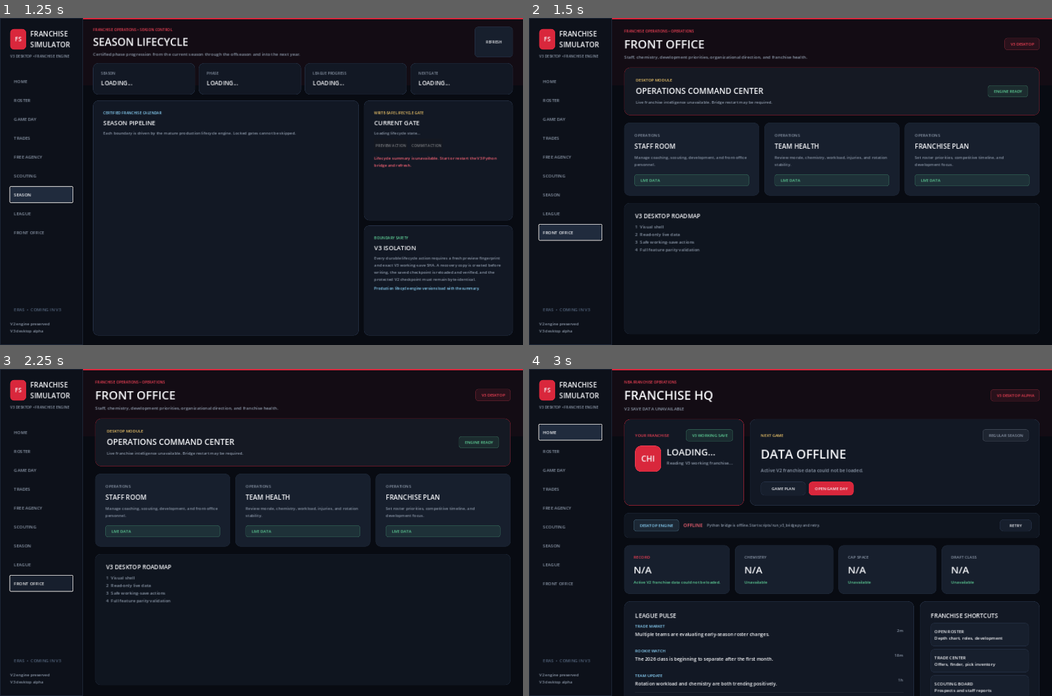
Above: before the commit, frames 1-4 (two rows, left to right).
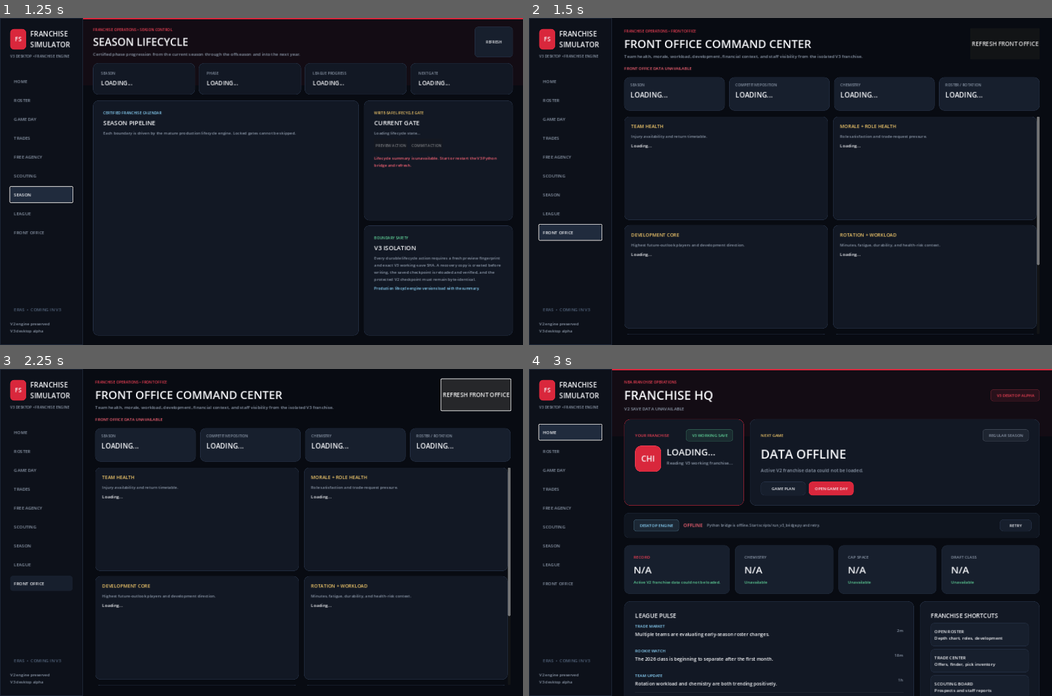
Above: after the commit, the same moments.

Repository: mklim6/NBA_Roster_Optimization_Engine
Game: Godot game, scene res://scenes/main.tscn
Two runs of this game, one before a commit and one after it. Both use one fixed random seed, a clock stepped at 60 frames per second and the inputs below.
Inputs (mouse positions are in pixels of both pictures, inside the frame that each line leads up to):
- Up to frame 1 (1.25 s): click "SEASON" at 0.5 s
- Up to frame 2 (1.5 s): click "FRONT OFFICE" at 1.25 s
- Up to frame 3 (2.25 s): click (475, 395) at 2 s, where only the run after the commit has a clickable "REFRESH FRONT OFFICE"
- Up to frame 4 (3 s): click "HOME" at 2.75 s

Frame 1 is identical in both runs. In frame 2, 8.4% of the frame differs, in the area x 15-100%, y 0-97%; in frame 3, 9.5%, in the area x 1-100%, y 0-97%; in frame 4, nothing differs.

Commit message:
V3 Batch 13 front office center and trade risk hotfix

Diff:
--- /dev/null
+++ b/godot_client/scripts/front_office_center_v3.gd
@@ -0,0 +1,470 @@
+extends Control
+
+const FRONT_OFFICE_URL := "http://127.0.0.1:8765/v3/front-office"
+
+const BG := Color("080b12")
+const PANEL := Color("121824")
+const PANEL_ALT := Color("171f2d")
+const TEXT := Color("f7f8fb")
+const MUTED := Color("8d99aa")
+const GOOD := Color("61d69b")
+const BAD := Color("ff6577")
+const BORDER := Color("263247")
+const GOLD := Color("f3c96b")
+const ACCENT := Color("8ed8ff")
+const TEAM_PRIMARY := Color("d9273c")
+const TEAM_PRIMARY_HOVER := Color("ef4055")
+
+var request: HTTPRequest
+var status_label: Label
+var season_value: Label
+var position_value: Label
+var chemistry_value: Label
+var roster_value: Label
+var health_text: Label
+var morale_text: Label
+var development_text: Label
+var workload_text: Label
+var financial_text: Label
+var staff_text: Label
+var payload := {}
+
+
+func _ready() -> void:
+	_build_page()
+	_build_http()
+	_refresh()
+
+
+func _build_page() -> void:
+	var background := ColorRect.new()
+	background.color = BG
+	add_child(background)
+	background.set_anchors_and_offsets_preset(Control.PRESET_FULL_RECT)
+
+	var outer := MarginContainer.new()
+	_set_margins(outer, 34, 28, 34, 30)
+	add_child(outer)
+	outer.set_anchors_and_offsets_preset(Control.PRESET_FULL_RECT)
+
+	var column := VBoxContainer.new()
+	column.add_theme_constant_override("separation", 16)
+	outer.add_child(column)
+
+	var header := HBoxContainer.new()
+	header.add_theme_constant_override("separation", 14)
+	column.add_child(header)
+
+	var titles := VBoxContainer.new()
+	titles.size_flags_horizontal = Control.SIZE_EXPAND_FILL
+	titles.add_theme_constant_override("separation", 4)
+	header.add_child(titles)
+
+	var eyebrow := _label("FRANCHISE OPERATIONS • FRONT OFFICE", 10, TEAM_PRIMARY_HOVER)
+	titles.add_child(eyebrow)
+	var title := _label("FRONT OFFICE COMMAND CENTER", 31, TEXT)
+	titles.add_child(title)
+	var subtitle := _label(
+		"Team health, morale, workload, development, financial context, and staff visibility from the isolated V3 franchise.",
+		12,
+		MUTED
+	)
+	subtitle.autowrap_mode = TextServer.AUTOWRAP_WORD_SMART
+	titles.add_child(subtitle)
+
+	var refresh := Button.new()
+	refresh.text = "REFRESH FRONT OFFICE"
+	refresh.custom_minimum_size = Vector2(165, 62)
+	refresh.pressed.connect(_refresh)
+	header.add_child(refresh)
+
+	status_label = _label("LOADING V3 FRONT OFFICE...", 11, GOOD)
+	column.add_child(status_label)
+
+	var metrics := GridContainer.new()
+	metrics.columns = 4
+	metrics.add_theme_constant_override("h_separation", 12)
+	metrics.add_theme_constant_override("v_separation", 12)
+	column.add_child(metrics)
+
+	season_value = _metric_card(metrics, "SEASON", "LOADING...")
+	position_value = _metric_card(metrics, "COMPETITIVE POSITION", "LOADING...")
+	chemistry_value = _metric_card(metrics, "CHEMISTRY", "LOADING...")
+	roster_value = _metric_card(metrics, "ROSTER / ROTATION", "LOADING...")
+
+	var scroll := ScrollContainer.new()
+	scroll.size_flags_horizontal = Control.SIZE_EXPAND_FILL
+	scroll.size_flags_vertical = Control.SIZE_EXPAND_FILL
+	column.add_child(scroll)
+
+	var grid := GridContainer.new()
+	grid.columns = 2
+	grid.size_flags_horizontal = Control.SIZE_EXPAND_FILL
+	grid.add_theme_constant_override("h_separation", 14)
+	grid.add_theme_constant_override("v_separation", 14)
+	scroll.add_child(grid)
+
+	health_text = _section(grid, "TEAM HEALTH", "Injury availability and return timetable.")
+	morale_text = _section(grid, "MORALE + ROLE HEALTH", "Role satisfaction and trade-request pressure.")
+	development_text = _section(grid, "DEVELOPMENT CORE", "Highest future-outlook players and development direction.")
+	workload_text = _section(grid, "ROTATION + WORKLOAD", "Minutes, fatigue, durability, and health-risk context.")
+	financial_text = _section(grid, "FINANCIAL / ROSTER HEALTH", "Production payroll and cap context from the active franchise.")
+	staff_text = _section(grid, "STAFF ROOM", "Production staff/scouting authority visibility. No invented staff writes.")
+
+
+func _build_http() -> void:
+	request = HTTPRequest.new()
+	add_child(request)
+	request.request_completed.connect(_on_request_completed)
+
+
+func _refresh() -> void:
+	if request == null:
+		return
+	status_label.text = "REFRESHING FRONT OFFICE..."
+	status_label.add_theme_color_override("font_color", MUTED)
+	var error := request.request(FRONT_OFFICE_URL)
+	if error != OK:
+		status_label.text = "FRONT OFFICE REQUEST COULD NOT START"
+		status_label.add_theme_color_override("font_color", BAD)
+
+
+func _on_request_completed(
+	_result: int,
+	response_code: int,
+	_headers: PackedStringArray,
+	body: PackedByteArray
+) -> void:
+	var parsed = JSON.parse_string(body.get_string_from_utf8())
+	if response_code != 200 or typeof(parsed) != TYPE_DICTIONARY:
+		status_label.text = "FRONT OFFICE DATA UNAVAILABLE"
+		status_label.add_theme_color_override("font_color", BAD)
+		return
+
+	payload = parsed
+	if _text(payload.get("error"), "") != "":
+		status_label.text = "FRONT OFFICE DATA ERROR • %s" % _text(payload.get("error"), "unknown")
+		status_label.add_theme_color_override("font_color", BAD)
+		return
+
+	_render_payload()
+
+
+func _render_payload() -> void:
+	var season := _dict(payload.get("season"))
+	var competitive := _dict(payload.get("competitive"))
+	var chemistry := _dict(payload.get("chemistry"))
+	var team := _dict(payload.get("team"))
+	var rotation := _dict(payload.get("rotation"))
+	var health := _dict(payload.get("team_health"))
+	var morale := _dict(payload.get("morale"))
+	var development := _dict(payload.get("development"))
+	var financial := _dict(payload.get("financial"))
+	var staff := _dict(payload.get("staff"))
+
+	var season_label := _text(season.get("label"), "UNKNOWN")
+	var phase := _text(season.get("phase"), "UNKNOWN").replace("_", " ").to_upper()
+	season_value.text = "%s • %s" % [season_label, phase]
+
+	var rank := _int_value(competitive.get("conference_rank"), 0)
+	var conference := _text(competitive.get("conference"), "")
+	var record := _text(competitive.get("record"), "")
+	if rank > 0 and conference != "":
+		position_value.text = "#%d %s • %s" % [rank, conference.to_upper(), record]
+	else:
+		position_value.text = record if record != "" else "UNAVAILABLE"
+
+	var chemistry_score := _float_value(chemistry.get("score"), -1.0)
+	var morale_avg := _float_value(chemistry.get("morale_average"), -1.0)
+	if chemistry_score >= 0.0:
+		chemistry_value.text = "%.1f" % chemistry_score
+		if morale_avg >= 0.0:
+			chemistry_value.text += " • MORALE %.1f" % morale_avg
+	else:
+		chemistry_value.text = "UNAVAILABLE"
+
+	var roster_size := _int_value(team.get("roster_size"), 0)
+	var rotation_players := _int_value(rotation.get("rotation_players"), 0)
+	roster_value.text = "%d PLAYERS • %d ROTATION" % [roster_size, rotation_players]
+
+	health_text.text = _render_health(health)
+	morale_text.text = _render_morale(morale, chemistry)
+	development_text.text = _render_development(development)
+	workload_text.text = _render_workload(health, rotation)
+	financial_text.text = _render_financial(financial, team)
+	staff_text.text = _render_staff(staff)
+
+	var team_abbr := _text(team.get("abbreviation"), "")
+	status_label.text = "LIVE V3 CHECKPOINT • READ ONLY • V2 PROTECTED"
+	if team_abbr != "":
+		status_label.text += " • %s" % team_abbr
+	status_label.add_theme_color_override("font_color", GOOD)
+
+
+func _render_health(health: Dictionary) -> String:
+	var lines: Array[String] = []
+	var injured_count := _int_value(health.get("injured_count"), 0)
+	lines.append("Injured / limited: %d" % injured_count)
+	var injuries := _array(health.get("injuries"))
+	if injuries.is_empty():
+		lines.append("No active injuries in the current roster snapshot.")
+	else:
+		for raw in injuries.slice(0, 7):
+			var row := _dict(raw)
+			var name := _text(row.get("name"), "Unknown")
+			var status := _text(row.get("status"), "Unavailable")
+			var games := _int_value(row.get("games_remaining"), 0)
+			var injury_type := _text(row.get("injury_type"), "")
+			var detail := "%s • %s" % [name, status]
+			if injury_type != "":
+				detail += " • %s" % injury_type
+			if games > 0:
+				detail += " • %d games" % games
+			lines.append(detail)
+	return "\n".join(lines)
+
+
+func _render_morale(morale: Dictionary, chemistry: Dictionary) -> String:
+	var lines: Array[String] = []
+	var alignment := _float_value(chemistry.get("role_alignment"), -1.0)
+	var frustrated := _int_value(chemistry.get("frustrated_players"), 0)
+	var pressure := _int_value(chemistry.get("trade_pressure_players"), 0)
+	if alignment >= 0.0:
+		lines.append("Role alignment: %.1f" % alignment)
+	lines.append("Frustrated: %d • Trade pressure: %d" % [frustrated, pressure])
+
+	var attention := _array(morale.get("attention"))
+	if attention.is_empty():
+		lines.append("No major morale alerts in the current snapshot.")
+	else:
+		lines.append("")
+		for raw in attention.slice(0, 7):
+			var row := _dict(raw)
+			var name := _text(row.get("name"), "Unknown")
+			var status := _text(row.get("status"), "")
+			var risk := _float_value(row.get("trade_request_risk"), -1.0)
+			var line := "%s • %s" % [name, status if status != "" else "WATCH"]
+			if risk >= 0.0:
+				line += " • trade risk %.0f%%" % risk
+			lines.append(line)
+	return "\n".join(lines)
+
+
+func _render_development(development: Dictionary) -> String:
+	var rows := _array(development.get("core"))
+	if rows.is_empty():
+		return "No development-core rows available."
+	var lines: Array[String] = []
+	for raw in rows.slice(0, 8):
+		var row := _dict(raw)
+		var name := _text(row.get("name"), "Unknown")
+		var age := _float_value(row.get("age"), -1.0)
+		var overall := _float_value(row.get("overall"), -1.0)
+		var potential := _float_value(row.get("potential"), -1.0)
+		var future := _float_value(row.get("future_outlook"), -1.0)
+		var direction := _text(row.get("direction"), "Stable")
+		var line := name
+		if age >= 0.0:
+			line += " • age %.0f" % age
+		if overall >= 0.0:
+			line += " • OVR %.0f" % overall
+		if potential >= 0.0:
+			line += " • POT %.0f" % potential
+		if future >= 0.0:
+			line += " • FUT %.0f" % future
+		line += " • %s" % direction
+		lines.append(line)
+	return "\n".join(lines)
+
+
+func _render_workload(health: Dictionary, rotation: Dictionary) -> String:
+	var lines: Array[String] = []
+	var total_minutes := _float_value(rotation.get("total_target_minutes"), 0.0)
+	lines.append("Rotation: %d players • %.0f target minutes" % [
+		_int_value(rotation.get("rotation_players"), 0),
+		total_minutes
+	])
+	var rows := _array(health.get("workload_watch"))
+	for raw in rows.slice(0, 8):
+		var row := _dict(raw)
+		var name := _text(row.get("name"), "Unknown")
+		var minutes := _float_value(row.get("target_minutes"), 0.0)
+		var fatigue := _float_value(row.get("fatigue"), -1.0)
+		var durability := _float_value(row.get("durability"), -1.0)
+		var line := "%s • %.0f min" % [name, minutes]
+		if fatigue >= 0.0:
+			line += " • fatigue %.1f" % fatigue
+		if durability >= 0.0:
+			line += " • durability %.1f" % durability
+		var risk := _text(row.get("risk_tier"), "")
+		if risk != "":
+			line += " • %s" % risk
+		lines.append(line)
+	return "\n".join(lines)
+
+
+func _render_financial(financial: Dictionary, team: Dictionary) -> String:
+	var lines: Array[String] = []
+	lines.append("Roster size: %d • Active: %d • Inactive: %d" % [
+		_int_value(team.get("roster_size"), 0),
+		_int_value(team.get("active_players"), 0),
+		_int_value(team.get("inactive_players"), 0)
+	])
+
+	var preferred_keys := [
+		["payroll", "Payroll"],
+		["team_salary", "Team salary"],
+		["salary_cap", "Salary cap"],
+		["cap_space", "Cap space"],
+		["tax_line", "Tax line"],
+		["first_apron", "First apron"],
+		["second_apron", "Second apron"]
+	]
+	var emitted := 0
+	for pair in preferred_keys:
+		var key: String = pair[0]
+		if not financial.has(key):
+			continue
+		var value = financial.get(key)
+		if value == null:
+			continue
+		lines.append("%s: %s" % [pair[1], _money_or_text(value)])
+		emitted += 1
+
+	if emitted == 0:
+		for key in financial.keys():
+			if emitted >= 7:
+				break
+			var value = financial.get(key)
+			if typeof(value) in [TYPE_INT, TYPE_FLOAT, TYPE_STRING, TYPE_BOOL]:
+				lines.append("%s: %s" % [_text(key, "").replace("_", " ").capitalize(), _money_or_text(value)])
+				emitted += 1
+	if emitted == 0:
+		lines.append("No standalone financial snapshot is exposed for this checkpoint.")
+	return "\n".join(lines)
+
+
+func _render_staff(staff: Dictionary) -> String:
+	var lines: Array[String] = []
+	var lead = staff.get("lead_scout")
+	if lead != null and _text(lead, "") != "":
+		lines.append("Lead scout: %s" % _text(lead, ""))
+	lines.append(_text(staff.get("status"), "Staff authority status unavailable."))
+	lines.append("")
+	lines.append("Staff writes: DISABLED")
+	lines.append("A real production staff-hiring authority will be wired before this page is allowed to mutate the franchise.")
+	return "\n".join(lines)
+
+
+func _metric_card(parent: GridContainer, title: String, value: String) -> Label:
+	var card := PanelContainer.new()
+	card.custom_minimum_size = Vector2(0, 92)
+	card.size_flags_horizontal = Control.SIZE_EXPAND_FILL
+	card.add_theme_stylebox_override("panel", _box(PANEL_ALT, 14, BORDER))
+	parent.add_child(card)
+	var margin := MarginContainer.new()
+	_set_margins(margin, 16, 12, 16, 12)
+	card.add_child(margin)
+	var column := VBoxContainer.new()
+	column.add_theme_constant_override("separation", 6)
+	margin.add_child(column)
+	column.add_child(_label(title, 10, MUTED))
+	var label := _label(value, 19, TEXT)
+	label.autowrap_mode = TextServer.AUTOWRAP_WORD_SMART
+	column.add_child(label)
+	return label
+
+
+func _section(parent: GridContainer, title: String, subtitle: String) -> Label:
+	var card := PanelContainer.new()
+	card.custom_minimum_size = Vector2(0, 285)
+	card.size_flags_horizontal = Control.SIZE_EXPAND_FILL
+	card.add_theme_stylebox_override("panel", _box(PANEL, 14, BORDER))
+	parent.add_child(card)
+	var margin := MarginContainer.new()
+	_set_margins(margin, 18, 16, 18, 18)
+	card.add_child(margin)
+	var column := VBoxContainer.new()
+	column.add_theme_constant_override("separation", 8)
+	margin.add_child(column)
+	column.add_child(_label(title, 13, GOLD))
+	var helper := _label(subtitle, 11, MUTED)
+	helper.autowrap_mode = TextServer.AUTOWRAP_WORD_SMART
+	column.add_child(helper)
+	var text := _label("Loading...", 12, TEXT)
+	text.autowrap_mode = TextServer.AUTOWRAP_WORD_SMART
+	column.add_child(text)
+	return text
+
+
+func _label(text_value: String, size: int, color: Color) -> Label:
+	var label := Label.new()
+	label.text = text_value
+	label.add_theme_font_size_override("font_size", size)
+	label.add_theme_color_override("font_color", color)
+	return label
+
+
+func _box(color: Color, radius: int, border: Color) -> StyleBoxFlat:
+	var style := StyleBoxFlat.new()
+	style.bg_color = color
+	style.border_color = border
+	style.set_border_width_all(1)
+	style.corner_radius_top_left = radius
+	style.corner_radius_top_right = radius
+	style.corner_radius_bottom_left = radius
+	style.corner_radius_bottom_right = radius
+	return style
+
+
+func _set_margins(container: MarginContainer, left: int, top: int, right: int, bottom: int) -> void:
+	container.add_theme_constant_override("margin_left", left)
+	container.add_theme_constant_override("margin_top", top)
+	container.add_theme_constant_override("margin_right", right)
+	container.add_theme_constant_override("margin_bottom", bottom)
+
+
+func _dict(value) -> Dictionary:
+	return value if typeof(value) == TYPE_DICTIONARY else {}
+
+
+func _array(value) -> Array:
+	return value if typeof(value) == TYPE_ARRAY else []
+
+
+func _text(value, fallback: String) -> String:
+	if value == null:
+		return fallback
+	var result := str(value).strip_edges()
+	return fallback if result == "" else result
+
+
+func _int_value(value, fallback: int) -> int:
+	if value == null:
+		return fallback
+	if typeof(value) == TYPE_INT:
+		return int(value)
+	if typeof(value) == TYPE_FLOAT:
+		return int(value)
+	var raw := str(value).strip_edges()
+	return fallback if raw == "" or not raw.is_valid_int() else raw.to_int()
+
+
+func _float_value(value, fallback: float) -> float:
+	if value == null:
+		return fallback
+	if typeof(value) == TYPE_INT or typeof(value) == TYPE_FLOAT:
+		return float(value)
+	var raw := str(value).strip_edges()
+	return fallback if raw == "" or not raw.is_valid_float() else raw.to_float()
+
+
+func _money_or_text(value) -> String:
+	if typeof(value) == TYPE_INT or typeof(value) == TYPE_FLOAT:
+		var number := float(value)
+		if abs(number) >= 1000000.0:
+			return "$%.1fM" % (number / 1000000.0)
+		if abs(number) >= 1000.0:
+			return "$%.1fK" % (number / 1000.0)
+		return "%.1f" % number
+	return _text(value, "—")
--- a/godot_client/scripts/main.gd
+++ b/godot_client/scripts/main.gd
@@ -5,6 +5,7 @@
 const ScoutingDraftCenterV3 = preload("res://scripts/scouting_draft_center_v3.gd")
 const SeasonLifecycleCenterV3 = preload("res://scripts/season_lifecycle_center_v3.gd")
 const LeagueIntelligenceCenterV3 = preload("res://scripts/league_intelligence_center_v3.gd")
+const FrontOfficeCenterV3 = preload("res://scripts/front_office_center_v3.gd")
 
 const BRIDGE_URL := "http://127.0.0.1:8765/health"
 const SUMMARY_URL := "http://127.0.0.1:8765/v3/franchise-summary"
@@ -187,16 +188,7 @@
 	content_stack.add_child(league_page)
 	league_page.set_anchors_and_offsets_preset(Control.PRESET_FULL_RECT)
 
-	front_office_page = _build_feature_area(
-		"FRONT OFFICE",
-		"Staff, chemistry, development priorities, organizational direction, and franchise health.",
-		"OPERATIONS",
-		[
-			["STAFF ROOM", "Manage coaching, scouting, development, and front-office personnel."],
-			["TEAM HEALTH", "Review morale, chemistry, workload, injuries, and rotation stability."],
-			["FRANCHISE PLAN", "Set roster priorities, competitive timeline, and development focus."]
-		]
-	)
+	front_office_page = FrontOfficeCenterV3.new()
 	content_stack.add_child(front_office_page)
 	front_office_page.set_anchors_and_offsets_preset(Control.PRESET_FULL_RECT)
 
